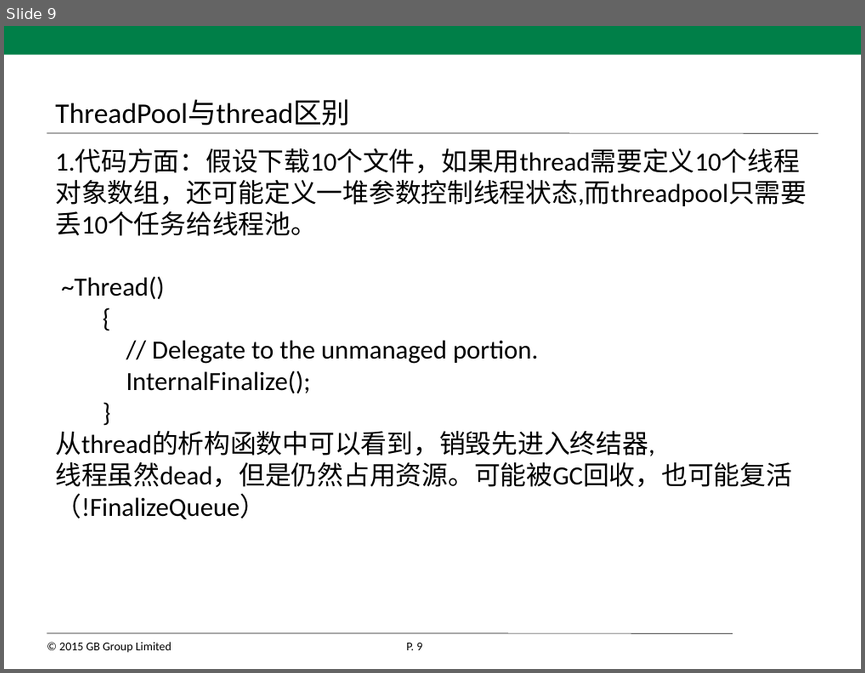
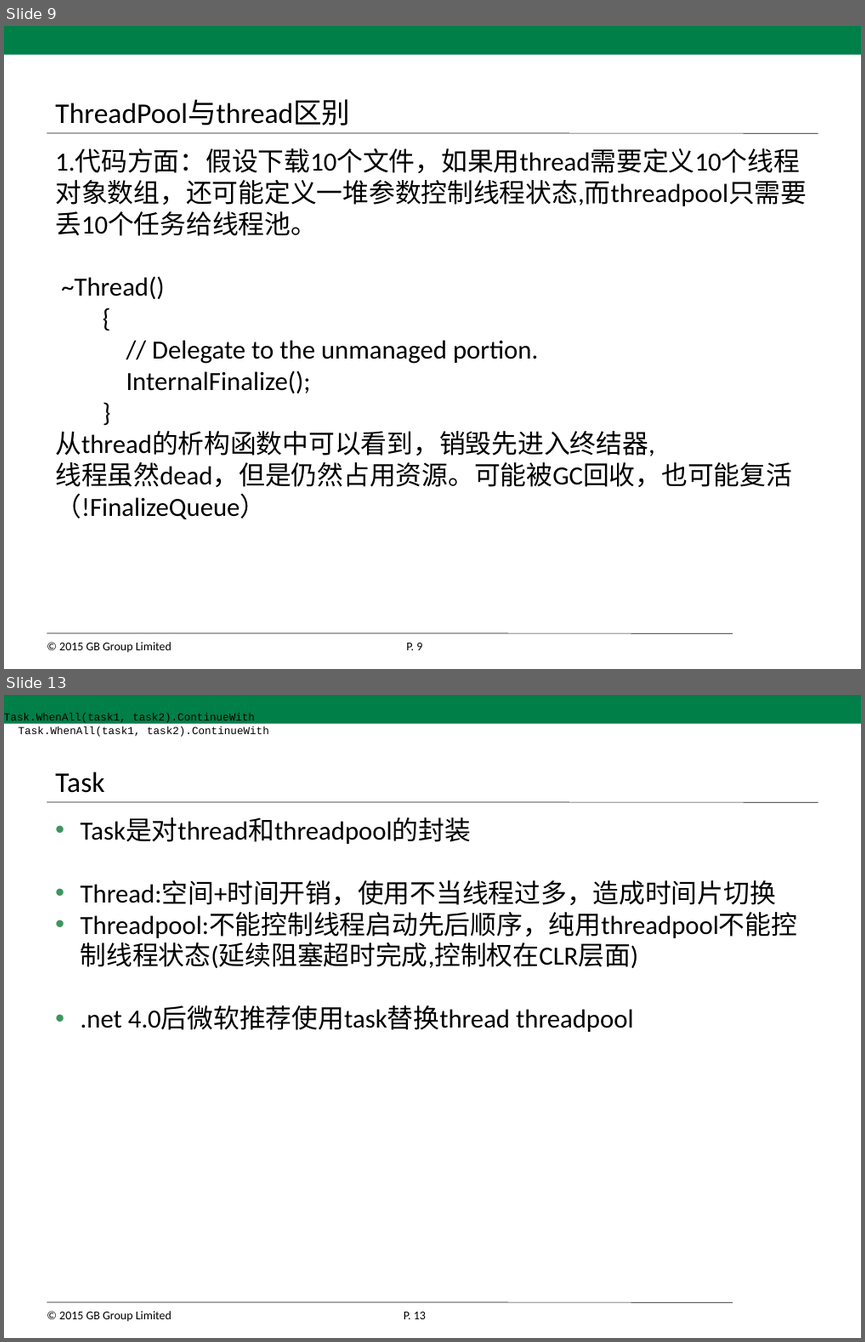
Before and after one commit to xiafeicn/AsyncProgram, a slide deck: 异步编程.pptx. Shown one above the other, each under a label of ours: slide 9 before the commit, slides 9 and 13 after it; the slides between them are not shown. The pictures are 865x673 and 865x1342 pixels, drawn with LibreOffice and Linux fonts; fonts in the diff are those of the drawing; background and template pictures are left out. Boxes give left, top, right and bottom in pixels: in the first picture for what was removed or moved away, otherwise in the second. Text is boxed around its words. In the diff, an @@ line names an element or a change of style, - is before the commit and + after.

Commit message:
多线程

```diff
--- a/异步编程.pptx
+++ b/异步编程.pptx
@@ slide 13 added at bbox=[4, 695, 861, 1338], background #FFFFFF; not listed: 5 template elements that a slide beside it also shows @@
@@ text added at bbox=[4, 713, 255, 724], 9 pt, text #000000 @@
+Task.WhenAll(task1, task2).ContinueWith
@@ text added at bbox=[18, 726, 269, 737], 9 pt, text #000000 @@
+Task.WhenAll(task1, task2).ContinueWith
@@ title added at bbox=[55, 771, 104, 793], 24 pt, text #000000 @@
+Task
@@ text added at bbox=[80, 817, 798, 1032], 22 pt, text #000000 @@
+• Task是对thread和threadpool的封装
+• Thread:空间+时间开销，使用不当线程过多，造成时间片切换
+• Threadpool:不能控制线程启动先后顺序，纯用threadpool不能控制线程状态(延续阻塞超时完成,控制权在CLR层面)
+• .net 4.0后微软推荐使用task替换thread threadpool
```
Also in this commit, not shown: 4 slides changed, 4 other slides added, 31 other files.
